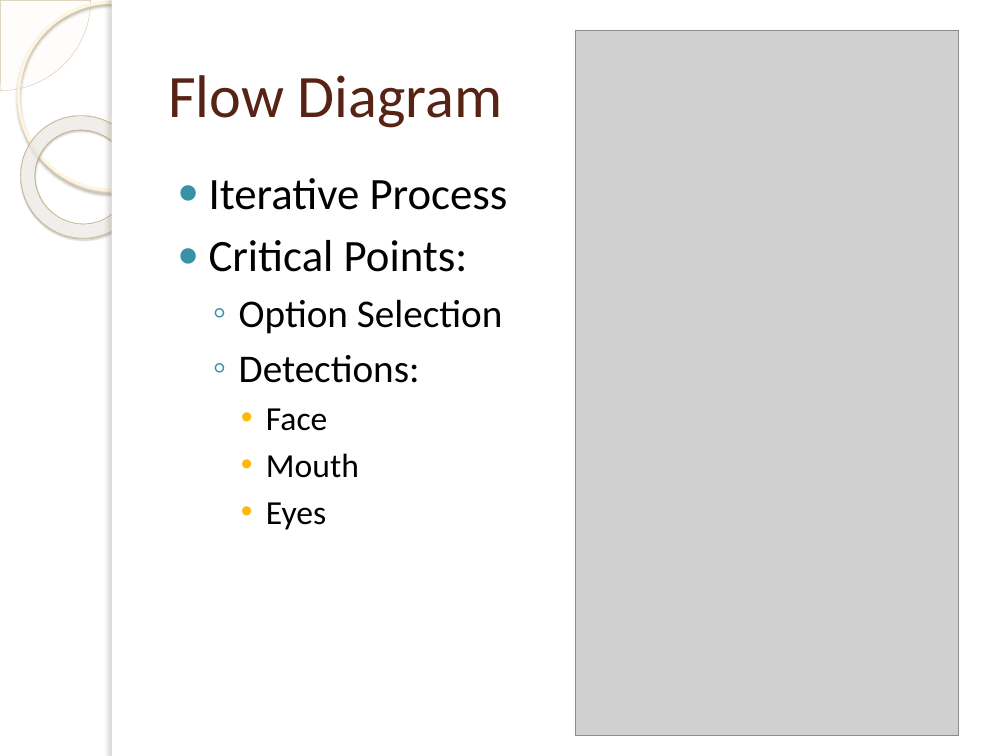
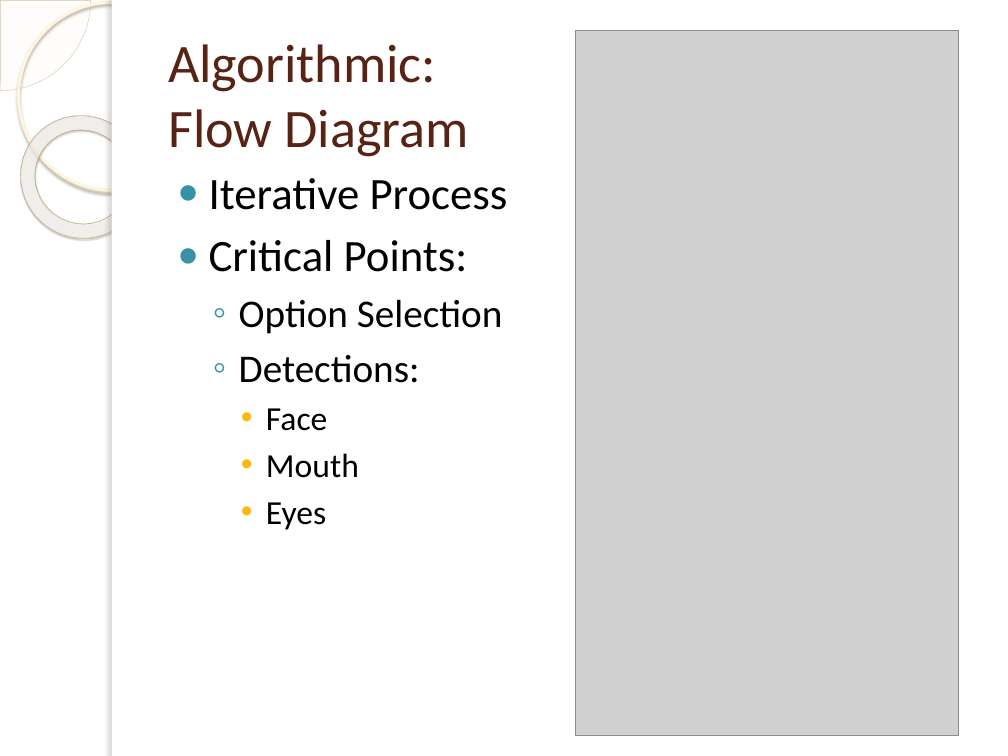
Before and after one commit to OrionGG/ivandroid, a slide deck: slide 6 of Presentacion/doc/EMOTICONIZER.pptx. Drawn at 1008x756 pixels with LibreOffice and Linux fonts; fonts in the diff are those of the drawing; grey boxes stand for pictures; background and template pictures are left out. Boxes give left, top, right and bottom in pixels: in the first picture for what was removed or moved away, otherwise in the second. Text is boxed around its words. In the diff, an @@ line names an element or a change of style, - is before the commit and + after.

```diff
--- a/Presentacion/doc/EMOTICONIZER.pptx
+++ b/Presentacion/doc/EMOTICONIZER.pptx
@@ title at [168, 44, 469, 157]: text changed; size 43 to 38.7 pt @@
-Flow Diagram
+Algorithmic:
+Flow Diagram
```
Also in this commit, not shown: 5 other slides changed, 4 slides added, 1 slide removed.
